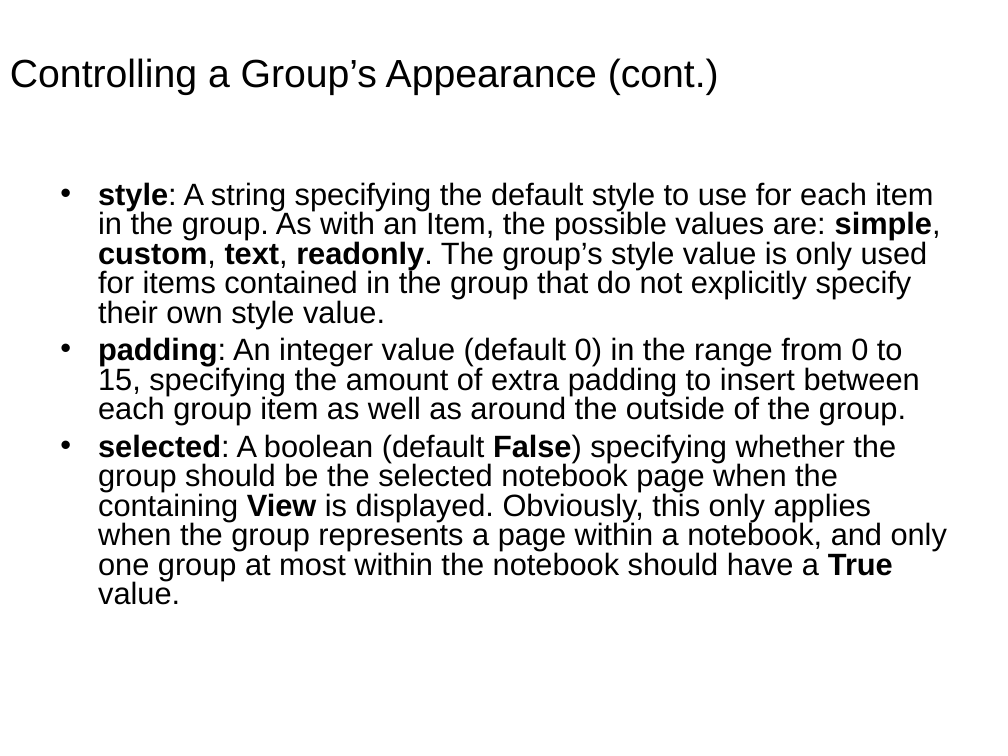
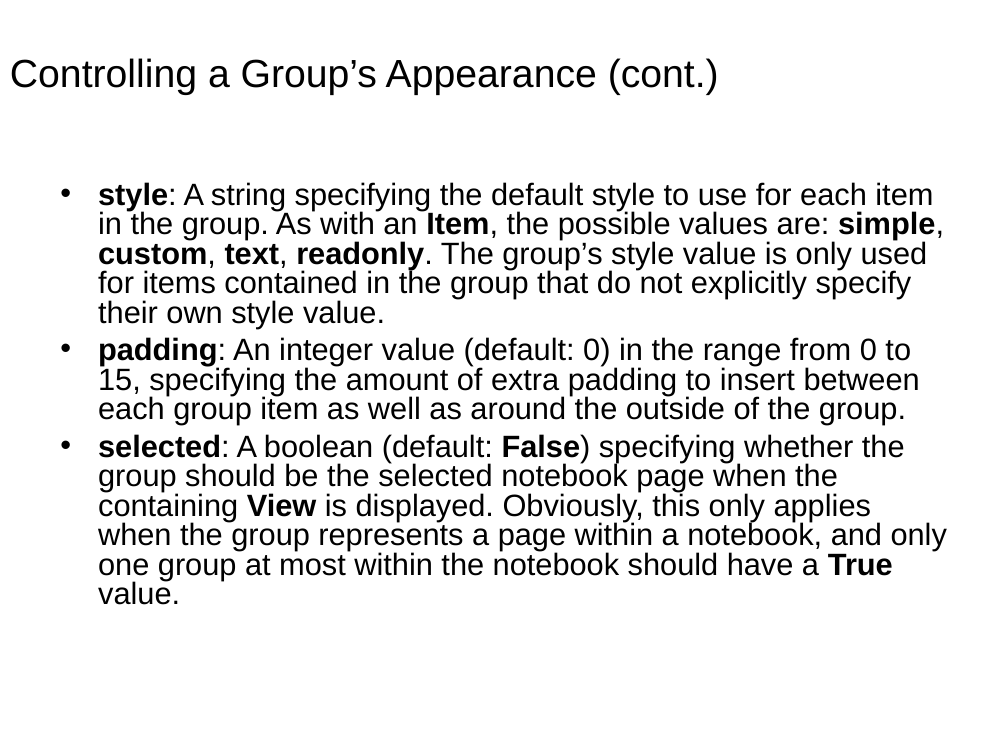
Before and after one commit to enthought/traits, a slide deck: slide 34 of enthought/traits/doc/traits_ui.ppt. Drawn at 1008x756 pixels with LibreOffice and Linux fonts; fonts in the diff are those of the drawing; background and template pictures are left out. Boxes give left, top, right and bottom in pixels: in the first picture for what was removed or moved away, otherwise in the second. Text is boxed around its words. In the diff, an @@ line names an element or a change of style, - is before the commit and + after.

```diff
--- a/enthought/traits/doc/traits_ui.ppt
+++ b/enthought/traits/doc/traits_ui.ppt
@@ text at box(98, 182, 944, 329): bold on in "Item," @@
@@ text at box(98, 337, 947, 605): text changed @@
-• padding: An integer value (default 0) in the range from 0 to 15, specifying the amount of extra padding to insert between each group item as well as around the outside of the group.
-• selected: A boolean (default False) specifying whether the group should be the selected notebook page when the containing View is displayed. Obviously, this only applies when the group represents a page within a notebook, and only one group at most within the notebook should have a True value.
+• padding: An integer value (default: 0) in the range from 0 to 15, specifying the amount of extra padding to insert between each group item as well as around the outside of the group.
+• selected: A boolean (default: False) specifying whether the group should be the selected notebook page when the containing View is displayed. Obviously, this only applies when the group represents a page within a notebook, and only one group at most within the notebook should have a True value.
```
Also in this commit, not shown: 19 other slides changed, 1 slide added.
